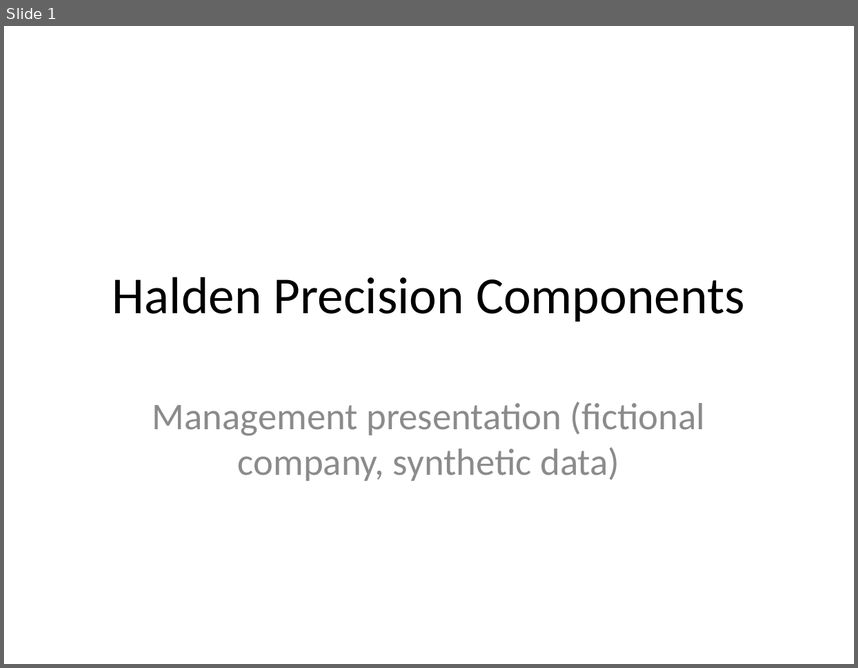
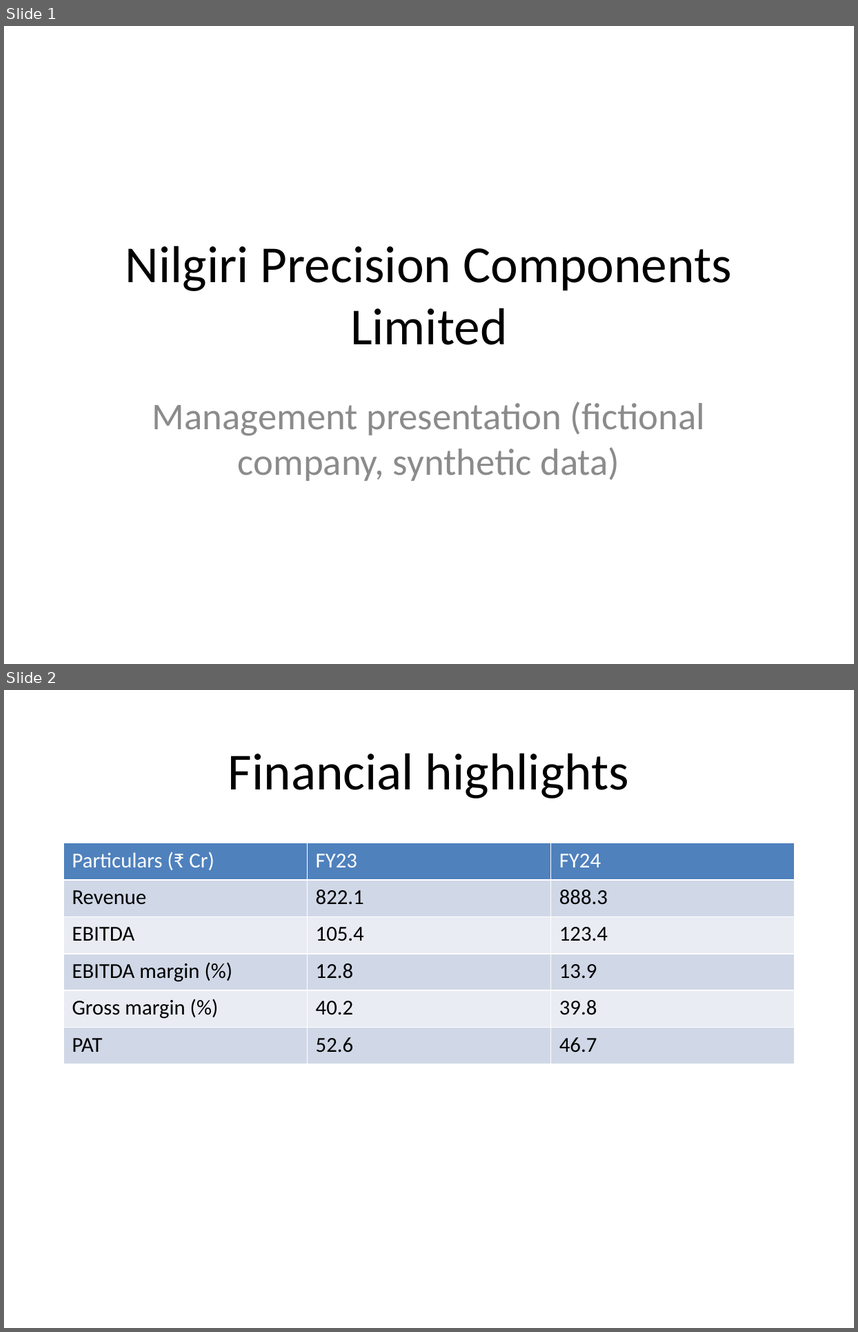
Before and after one commit to jaswanthpashuvula/MA-valuation-risk--engin, a slide deck: sample_deal/management_deck.pptx. Shown one above the other, each under a label of ours: slide 1 before the commit, slides 1 and 2 after it. The pictures are 858x668 and 858x1332 pixels, drawn with LibreOffice and Linux fonts; fonts in the diff are those of the drawing. Boxes give left, top, right and bottom in pixels: in the first picture for what was removed or moved away, otherwise in the second. Text is boxed around its words. In the diff, an @@ line names an element or a change of style, - is before the commit and + after.

```diff
--- a/sample_deal/management_deck.pptx
+++ b/sample_deal/management_deck.pptx
@@ slide 2 added at (4, 690, 854, 1328), background #FFFFFF @@
@@ title added at (228, 753, 629, 798), 44 pt, text #000000 @@
+Financial highlights
@@ table added at (63, 843, 795, 1064), 6 rows, 3 columns @@
+Particulars (₹ Cr) | FY23 | FY24
+Revenue | 822.1 | 888.3
+EBITDA | 105.4 | 123.4
+EBITDA margin (%) | 12.8 | 13.9
+Gross margin (%) | 40.2 | 39.8
+PAT | 52.6 | 46.7
@@ slide 1 changed as well @@
@@ title at (125, 245, 731, 345): text changed @@
-Halden Precision Components
+Nilgiri Precision Components Limited
```
Also in this commit, not shown: 1 other slide changed, 1 slide removed, 4 other files.
